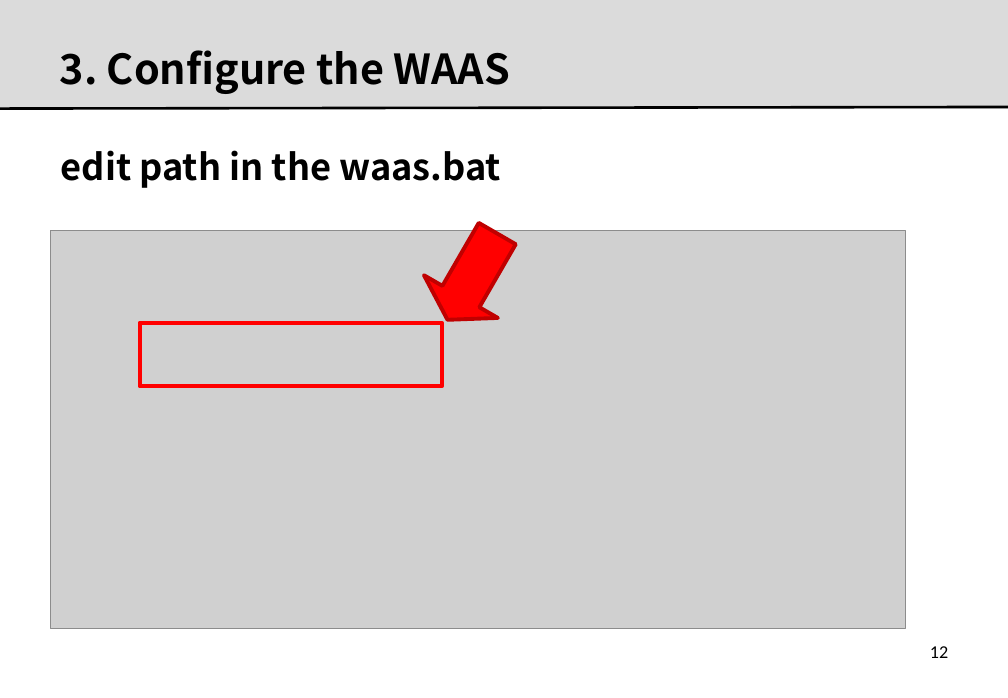
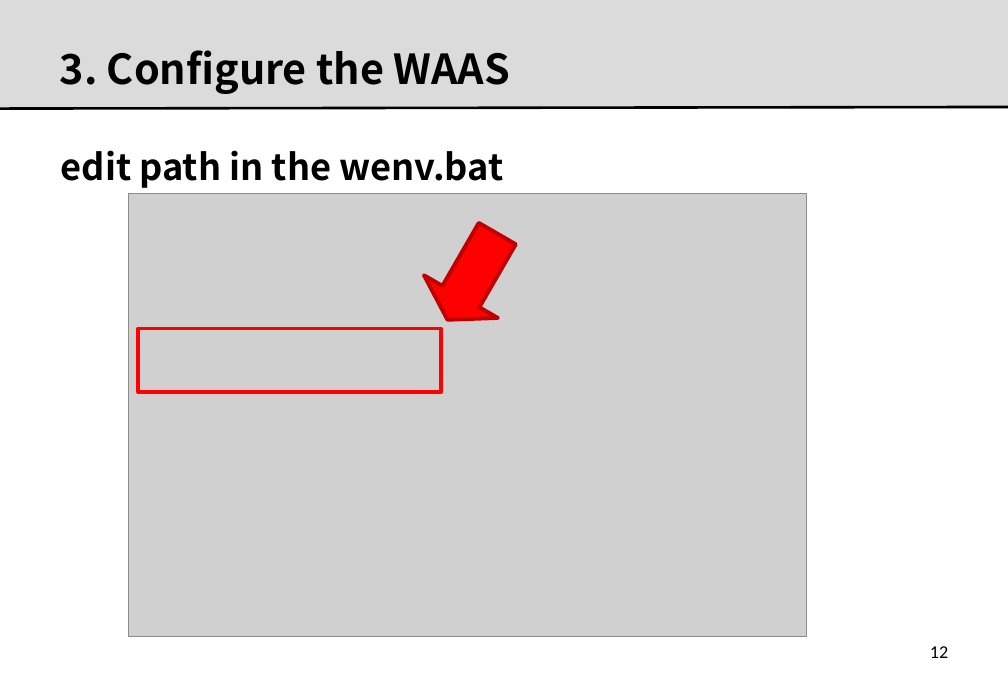
Before and after one commit to kitcrl/waas, a slide deck: slide 13 of docs/0000.man.pptx. Drawn at 1008x698 pixels with LibreOffice and Linux fonts; fonts in the diff are those of the drawing; grey boxes stand for pictures; background and template pictures are left out. Boxes give left, top, right and bottom in pixels: in the first picture for what was removed or moved away, otherwise in the second. Text is boxed around its words. In the diff, an @@ line names an element or a change of style, - is before the commit and + after.

Commit message:
new WAAS

```diff
--- a/docs/0000.man.pptx
+++ b/docs/0000.man.pptx
@@ text at [61,150,503,188]: text changed @@
-edit path in the waas.bat
+edit path in the wenv.bat
@@ picture: place and size @@
-picture at [50,231,906,628]
+picture at [128,193,807,637]
@@ rectangle: place and size @@
-rectangle at [140,323,442,386]
+rectangle at [139,329,441,392]
```
Also in this commit, not shown: 3 other slides changed, 3 slides removed, 2 other files.
